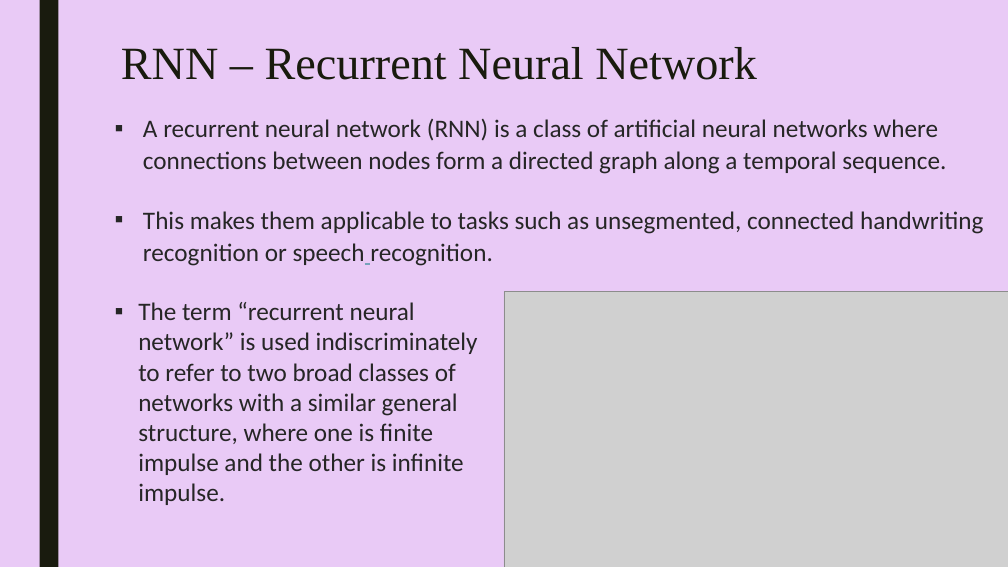
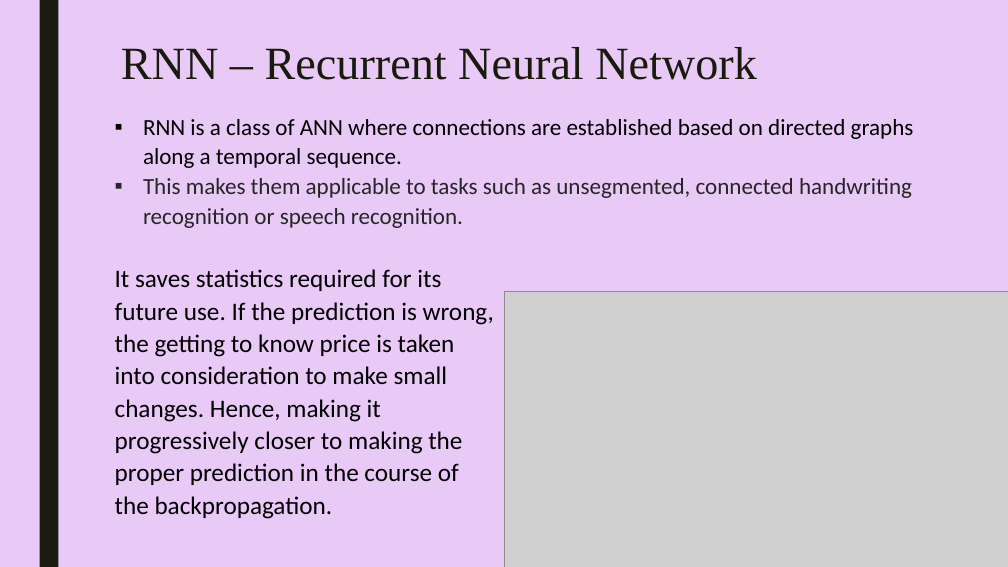
Before and after one commit to smit53/Review-Paper_ARIMA-Model, a slide deck: slide 6 of review paper/Time series analysis.pptx. Drawn at 1008x567 pixels with LibreOffice and Linux fonts; fonts in the diff are those of the drawing; grey boxes stand for pictures. Boxes give left, top, right and bottom in pixels: in the first picture for what was removed or moved away, otherwise in the second. Text is boxed around its words. In the diff, an @@ line names an element or a change of style, - is before the commit and + after.

```diff
--- a/review paper/Time series analysis.pptx
+++ b/review paper/Time series analysis.pptx
@@ text at [143, 119, 914, 168]: text changed; size 24 to 22 pt; text colour #262626 to #000000 @@
-▪ A recurrent neural network (RNN) is a class of artificial neural networks where connections between nodes form a directed graph along a temporal sequence.
+▪ RNN is a class of ANN where connections are established based on directed graphs along a temporal sequence.
@@ text at [143, 178, 912, 228]: size 24 to 22 pt in "This makes them applicable to tasks such ..." @@
@@ text at [115, 269, 494, 519]: text changed; text colour #262626 to #000000 @@
-▪ The term “recurrent neural network” is used indiscriminately to refer to two broad classes of networks with a similar general structure, where one is finite impulse and the other is infinite impulse.
+It saves statistics required for its future use. If the prediction is wrong, the getting to know price is taken into consideration to make small changes. Hence, making it progressively closer to making the proper prediction in the course of the backpropagation.
```
Also in this commit, not shown: 7 other slides changed, 5 slides added, 4 slides removed, 3 other files.
